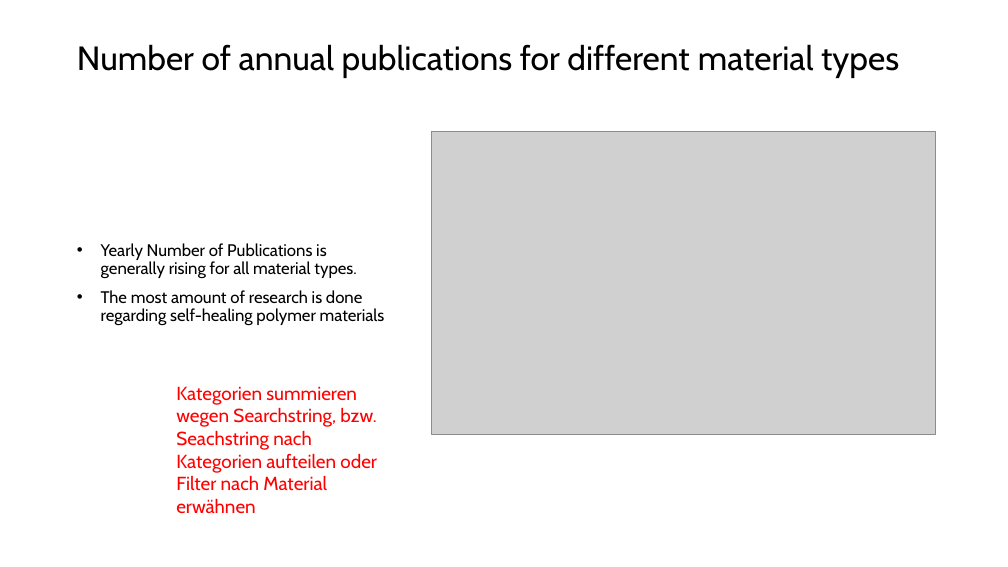
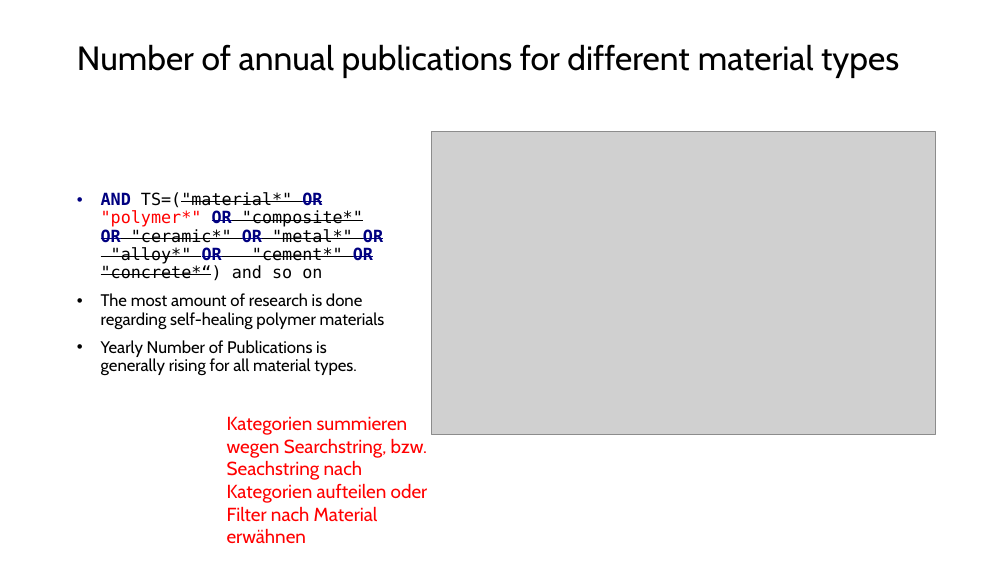
Before and after one commit to GMPuntigam/DataDrivenForesight, a slide deck: slide 4 of presentation/DataDrivenForesight.pptx (slide 3 before the commit). Drawn at 1008x567 pixels with LibreOffice and Linux fonts; fonts in the diff are those of the drawing; grey boxes stand for pictures. Boxes give left, top, right and bottom in pixels: in the first picture for what was removed or moved away, otherwise in the second. Text is boxed around its words. In the diff, an @@ line names an element or a change of style, - is before the commit and + after.

Commit message:
Added code to include graphs for all materials, presentation adjusted

```diff
--- a/presentation/DataDrivenForesight.pptx
+++ b/presentation/DataDrivenForesight.pptx
@@ text at (x1=101, y1=192, x2=385, y2=329): paragraphs added @@
+• AND TS=("material*" OR "polymer*" OR "composite*" OR "ceramic*" OR "metal*" OR "alloy*" OR "cement*" OR "concrete*“) and so on
+• The most amount of research is done regarding self-healing polymer materials
@@ text at (x1=101, y1=290, x2=385, y2=325): paragraph removed @@
-• The most amount of research is done regarding self-healing polymer materials
@@ text "Kategorien summieren wegen Searchstring, bzw. ..." moved from (x1=176, y1=386, x2=377, y2=513) to (x1=227, y1=416, x2=428, y2=543) @@
```
Also in this commit, not shown: 1 other slide changed, 1 slide added, 3 other files.
